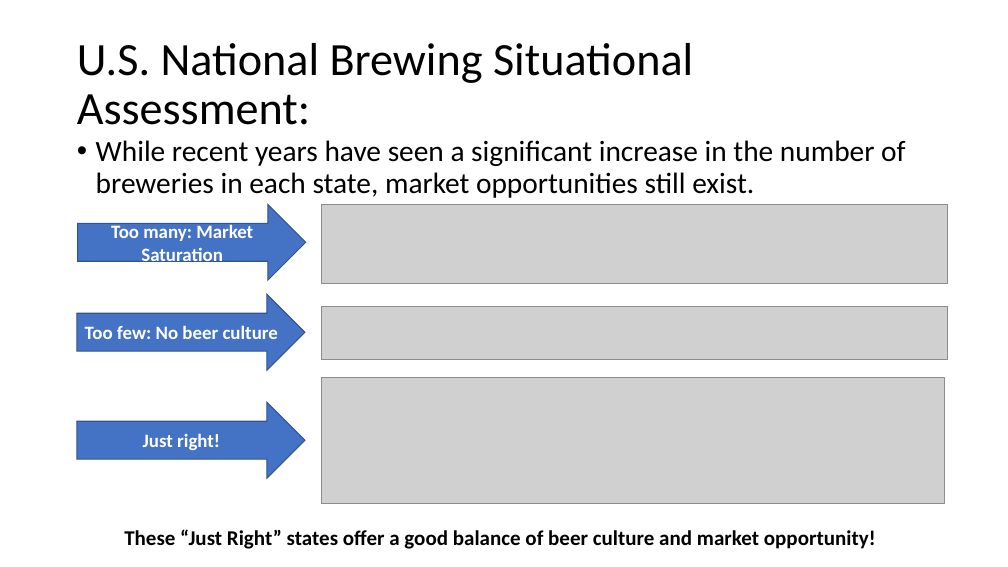
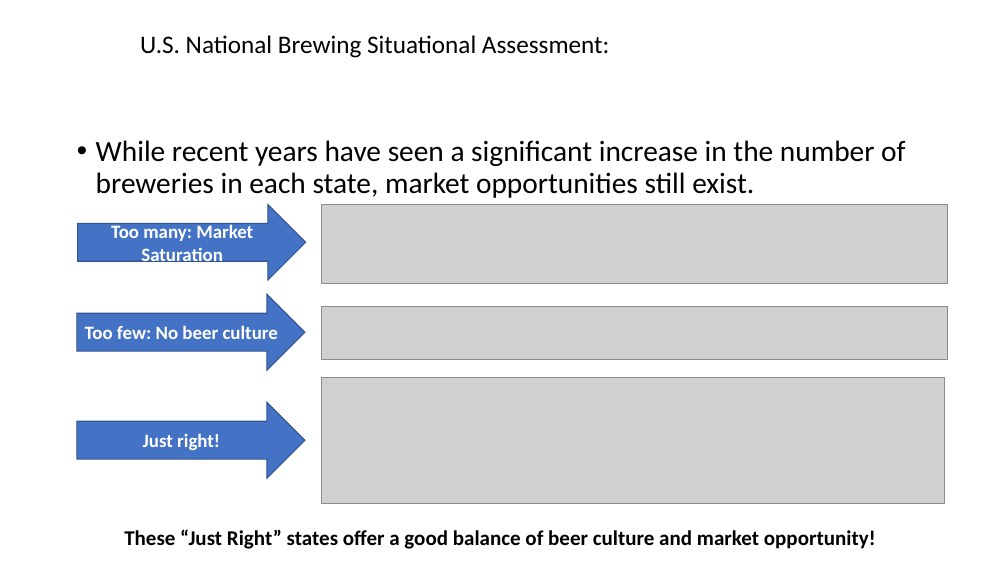
Before and after one commit to cwalenciak/dds_case_study_1, a slide deck: slide 3 of Presentation.pptx. Drawn at 1008x567 pixels with LibreOffice and Linux fonts; fonts in the diff are those of the drawing; grey boxes stand for pictures. Boxes give left, top, right and bottom in pixels: in the first picture for what was removed or moved away, otherwise in the second. Text is boxed around its words. In the diff, an @@ line names an element or a change of style, - is before the commit and + after.

```diff
--- a/Presentation.pptx
+++ b/Presentation.pptx
@@ title "U.S. National Brewing Situational Assessment:": place and size @@
-title "U.S. National Brewing Situational Assessment:" at bbox=[77, 43, 693, 125]
+title "U.S. National Brewing Situational Assessment:" at bbox=[140, 35, 609, 58]
@@ title "U.S. National Brewing Situational Assessment:" at bbox=[140, 35, 609, 58]: size 44 to 24 pt @@
```
Also in this commit, not shown: 3 other slides changed.
